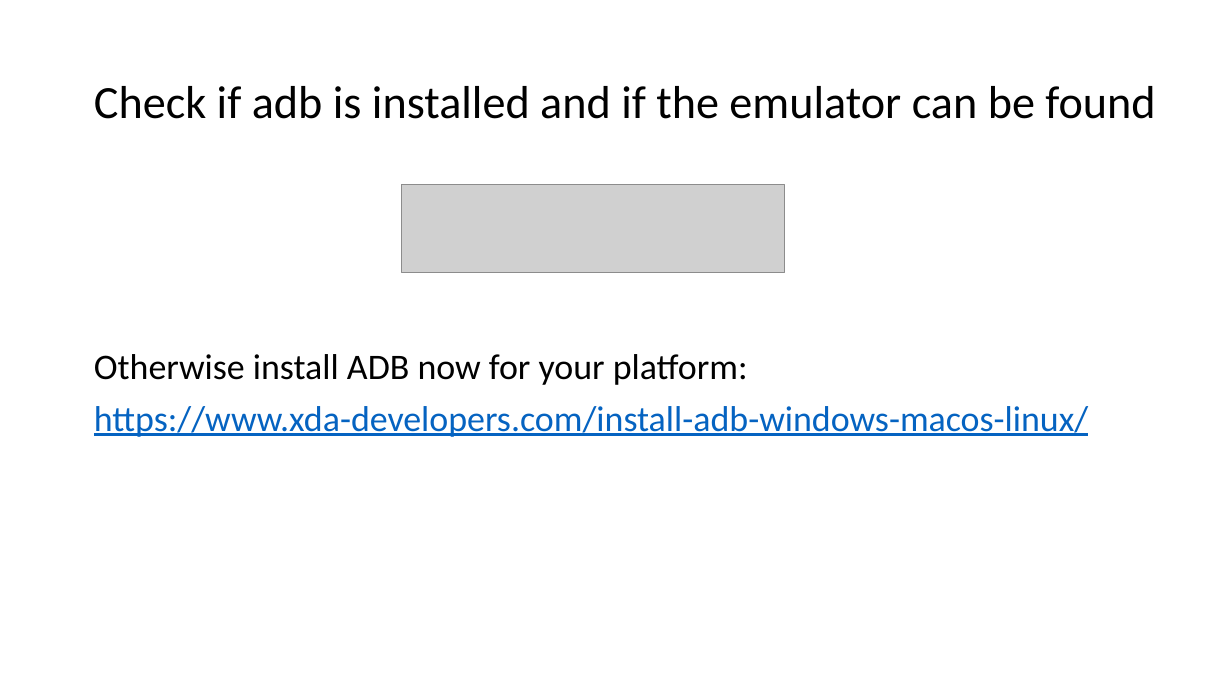
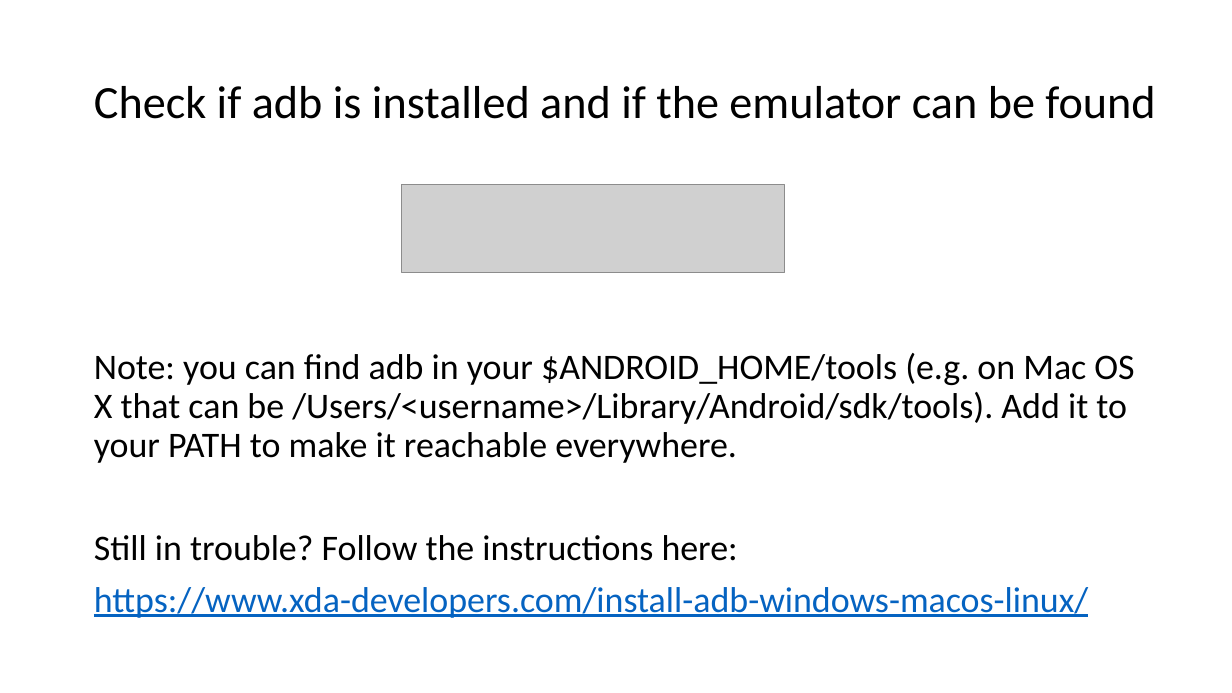
Before and after one commit to b0bbybaldi/OWASP-Bay-Area, a slide deck: slide 12 of Preparation-Bay-Area-Workshop.pptx. Drawn at 1232x693 pixels with LibreOffice and Linux fonts; fonts in the diff are those of the drawing; grey boxes stand for pictures. Boxes give left, top, right and bottom in pixels: in the first picture for what was removed or moved away, otherwise in the second. Text is boxed around its words. In the diff, an @@ line names an element or a change of style, - is before the commit and + after.

```diff
--- a/Preparation-Bay-Area-Workshop.pptx
+++ b/Preparation-Bay-Area-Workshop.pptx
@@ text at bbox=[94, 353, 1134, 561]: text changed @@
-Otherwise install ADB now for your platform:
+Note: you can find adb in your $ANDROID_HOME/tools (e.g. on Mac OS X that can be /Users/<username>/Library/Android/sdk/tools). Add it to your PATH to make it reachable everywhere.
+Still in trouble? Follow the instructions here:
```
Also in this commit, not shown: 1 other slide changed.
